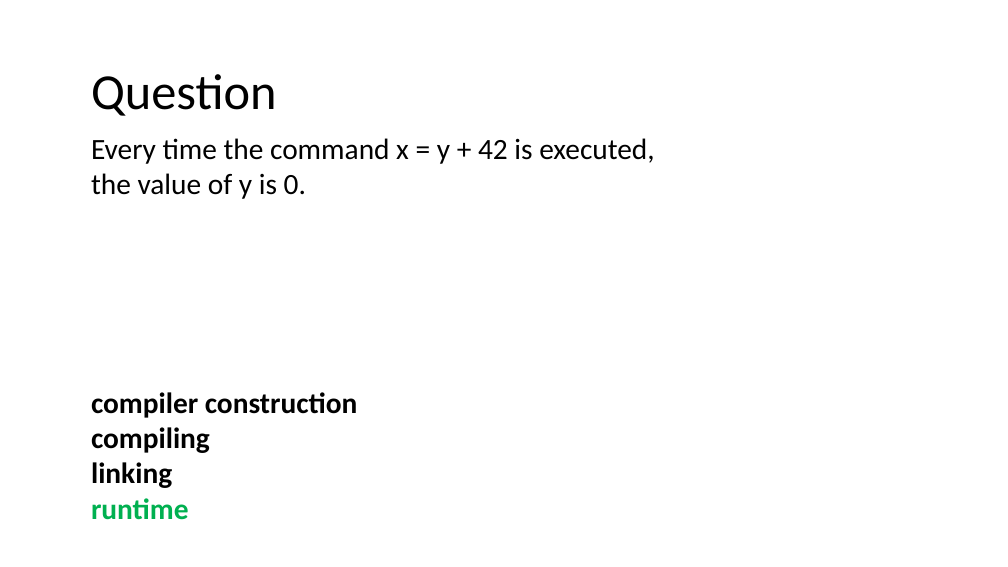
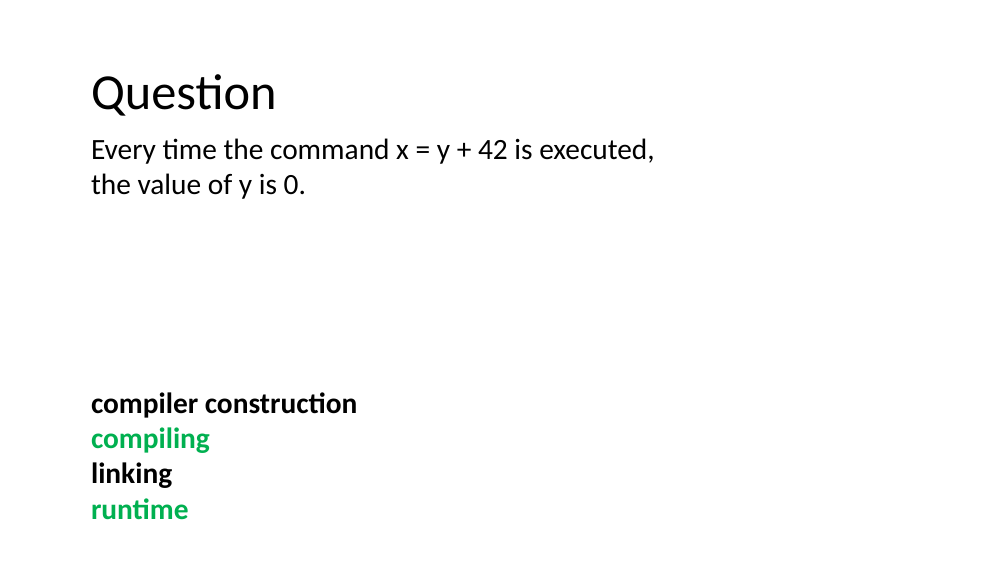
Before and after one commit to nivshani/compilation, a slide deck: slide 7 of slides/exam-questions.pptx. Drawn at 1008x567 pixels with LibreOffice and Linux fonts; fonts in the diff are those of the drawing. Boxes give left, top, right and bottom in pixels: in the first picture for what was removed or moved away, otherwise in the second. Text is boxed around its words. In the diff, an @@ line names an element or a change of style, - is before the commit and + after.

```diff
--- a/slides/exam-questions.pptx
+++ b/slides/exam-questions.pptx
@@ text at (x1=91, y1=427, x2=210, y2=453): text colour #000000 to #00B050 in "compiling" @@
```
Also in this commit, not shown: 10 other slides changed, 1 other file.
